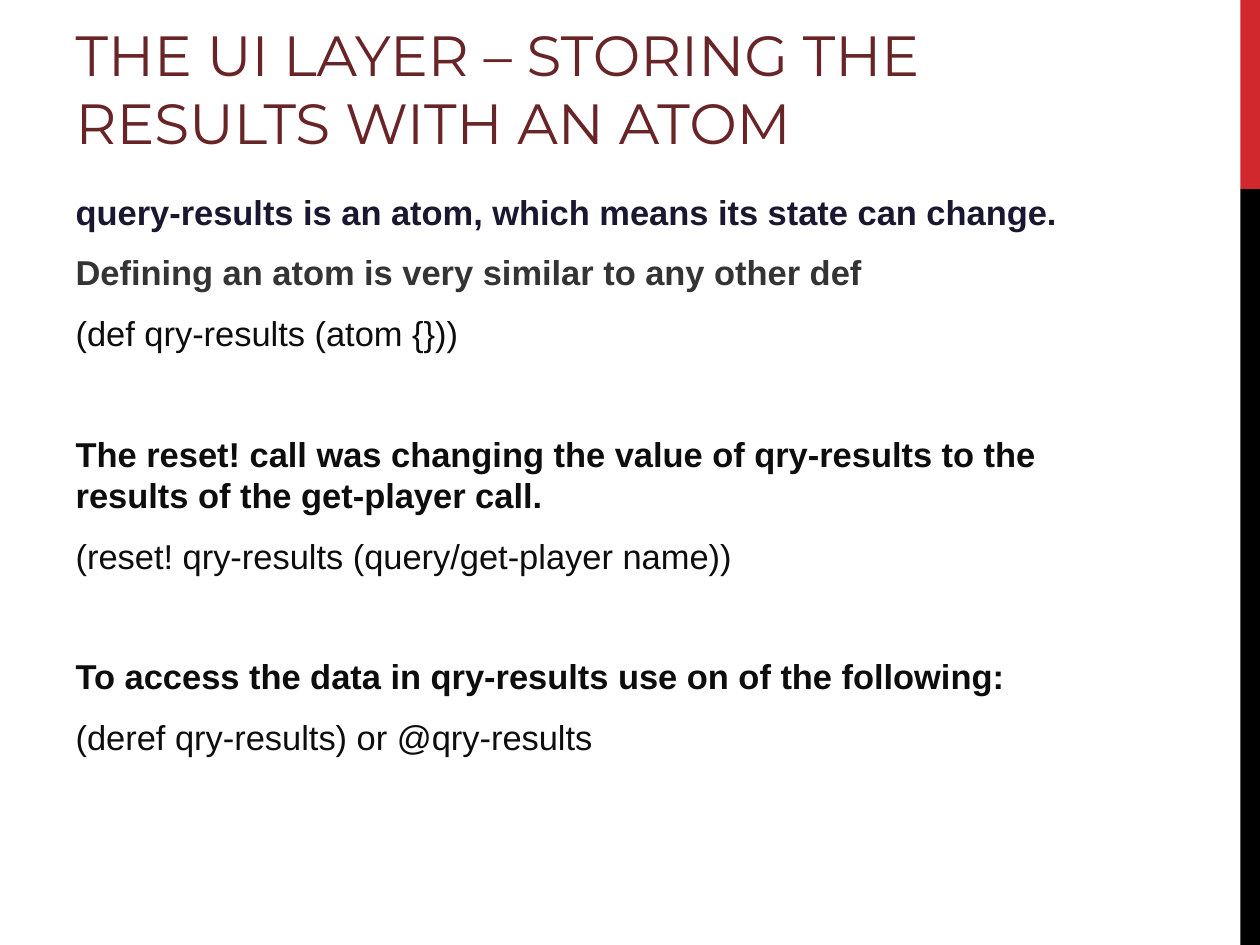
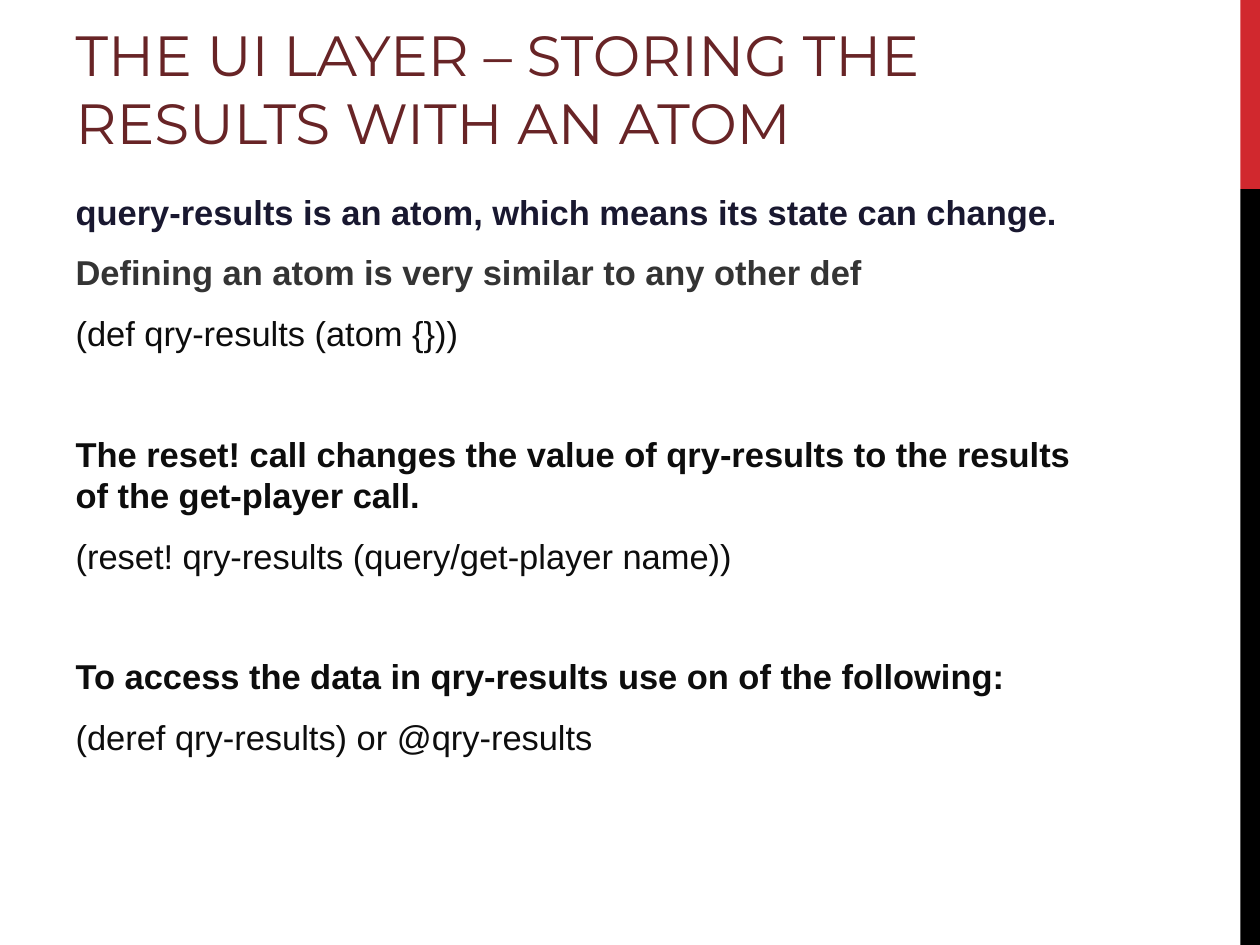
Before and after one commit to PlumpMath/intro-to-clojureclr-talk, a slide deck: slide 21 of slides/intro-to-clojure-clr-talk.ppt (slide 22 before the commit). Drawn at 1260x945 pixels with LibreOffice and Linux fonts; fonts in the diff are those of the drawing; background and template pictures are left out. Boxes give left, top, right and bottom in pixels: in the first picture for what was removed or moved away, otherwise in the second. Text is boxed around its words. In the diff, an @@ line names an element or a change of style, - is before the commit and + after.

```diff
--- a/slides/intro-to-clojure-clr-talk.ppt
+++ b/slides/intro-to-clojure-clr-talk.ppt
@@ text at (76, 442, 1070, 514): text changed @@
-The reset! call was changing the value of qry-results to the results of the get-player call.
+The reset! call changes the value of qry-results to the results of the get-player call.
```
Also in this commit, not shown: 10 other slides changed, 2 slides removed, 2 other files.
